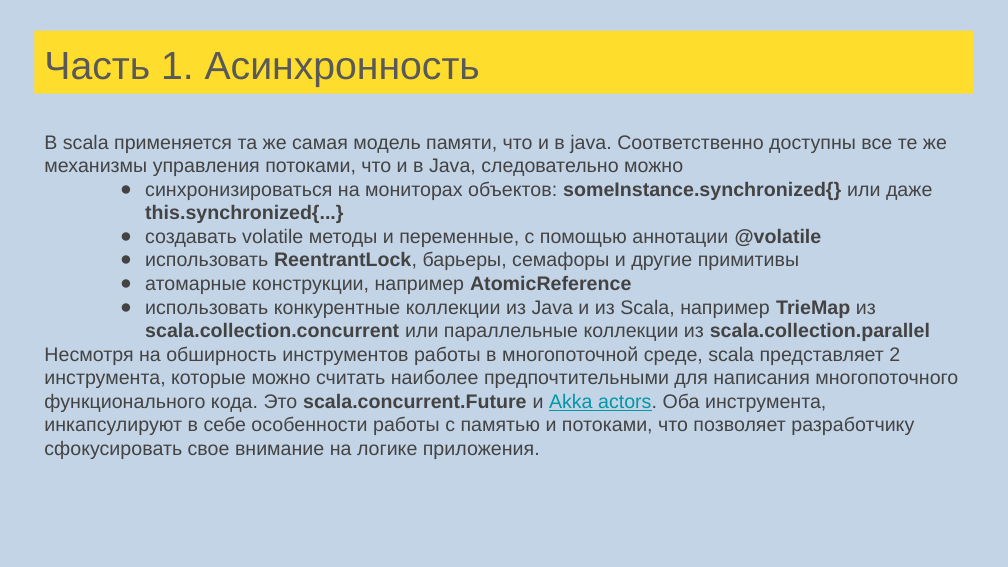
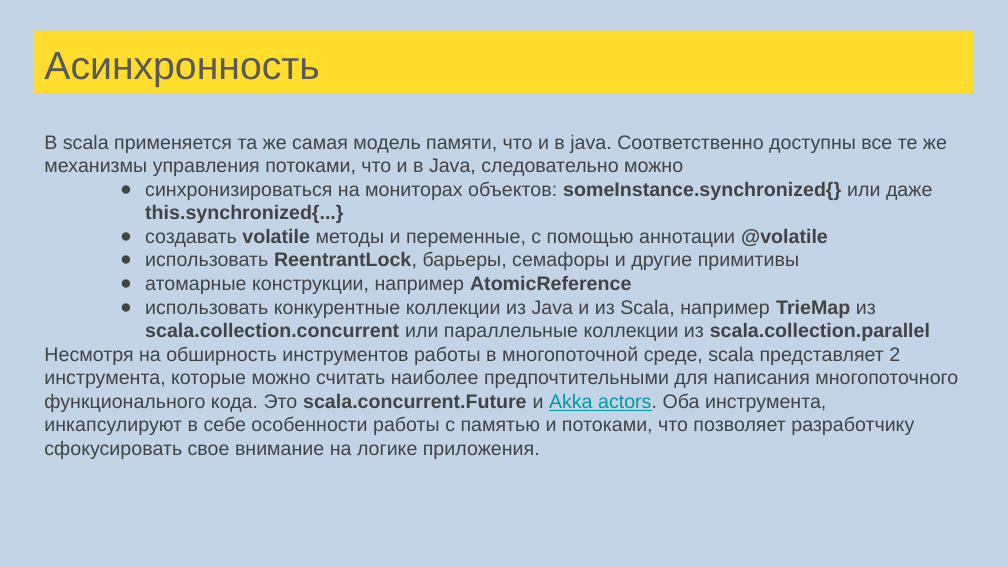
Before and after one commit to sergeypopov83/scala-school, a slide deck: slide 157 of src/main/resources/Лекции Scala для FinTech.pptx (slide 158 before the commit). Drawn at 1008x567 pixels with LibreOffice and Linux fonts; fonts in the diff are those of the drawing. Boxes give left, top, right and bottom in pixels: in the first picture for what was removed or moved away, otherwise in the second. Text is boxed around its words. In the diff, an @@ line names an element or a change of style, - is before the commit and + after.

```diff
--- a/src/main/resources/Лекции Scala для FinTech.pptx
+++ b/src/main/resources/Лекции Scala для FinTech.pptx
@@ title at box(44, 52, 319, 87): text changed @@
-Часть 1. Асинхронность
+Асинхронность
@@ text at box(145, 229, 828, 247): bold on in "volatile" @@
```
Also in this commit, not shown: 16 other slides changed, 4 slides added, 1 slide removed, 1 other file.
